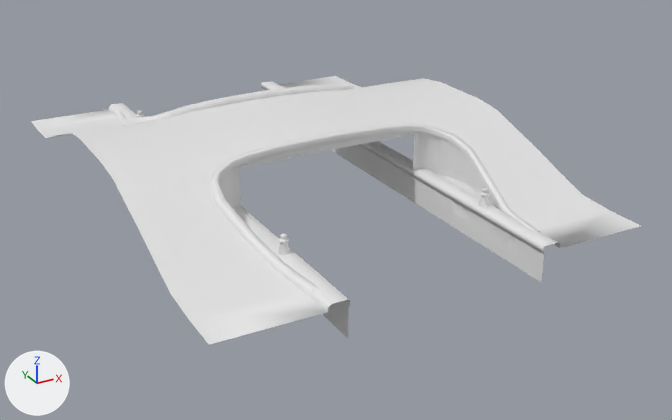
Before and after pictures for a commit that changed the FBX model Assets/3dAssets/Enviroment/bridge_module.fbx.
Both versions are drawn from a 50 mm camera at (-60.1, -58.2, 19.4) aimed at (-37.5, -17.2, -1.1). Arrows for +X, +Y and +Z are at lower left; the lights stay in place. Vertices at the same position are counted once.
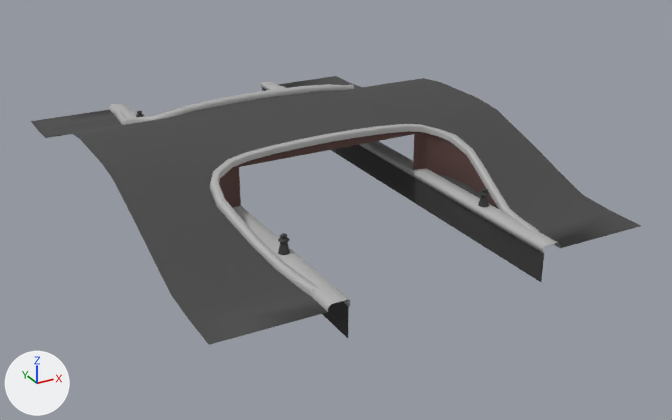
What differs and where, as boxes [x1, y1, x2, y2] in the pictures (672 x 420 px):
part 1 of me_plane_006, recoloured (white to grey)
    both: [31, 76, 641, 345]
part 2 of me_plane_006, recoloured (white to grey)
    both: [210, 124, 561, 312]
part 3 of me_plane_006, recoloured (white to grey)
    both: [109, 81, 382, 151]
part 4 of me_plane_006, recoloured
    both: [278, 233, 349, 338]
part 5 of me_plane_006, recoloured
    both: [371, 152, 544, 282]
part 6 of me_plane_006, recoloured
    both: [262, 86, 371, 175]
part 7 of me_plane_006, recoloured (grey to brown)
    both: [219, 131, 498, 208]

The edits, one by one:
Material 'Road' (mat_road) is new.
Its base color is (0.0607, 0.0607, 0.0607) (dark grey #464646).
Its roughness is 0.776.
Material 'Curb' (mat_curb) is new.
Its base color is (0.448, 0.448, 0.448) (grey #b3b3b3).
Material 'Wall' (mat_wall) is new.
Its base color is (0.115, 0.061, 0.0537) (brown #5f4642).
Its roughness is 1.0.
Material 'Material.003' (mat_material_003) is new.
Its base color is (0.119, 0.119, 0.119) (dark grey #616161).
Its metallic is 1.0.
Its roughness is 0.862.
me_plane_006 has 1755 vertices, 1480 faces and spans x -10.9..10.9, y -15.0..15.0, z -0.5..4.1.
me_plane_006 is used by ob_plane_251; location (-39.0, -15.0, 0.0).
me_plane_006 part 1: 76 of the faces centred in x -8.8..8.8, y -13.9..13.9, z 1.0..3.9 switch from mat_material_001 (white #e7e7e7) to mat_road (dark grey #464646).
me_plane_006 part 2: 244 of the faces centred in x -7.0..7.0, y -14.2..-2.5, z 1.0..4.1 switch from mat_material_001 (white #e7e7e7) to mat_curb (grey #b2b2b2).
me_plane_006 part 3: 244 of the faces centred in x -7.0..7.0, y 2.5..14.2, z 1.0..4.1 switch from mat_material_001 (white #e7e7e7) to mat_curb (grey #b2b2b2).
me_plane_006 part 4: 204 of the faces centred in x -5.6..-5.0, y -14.2..-2.5, z -0.1..2.3 switch from mat_material_001 (white #e7e7e7) to mat_material_003 (dark grey #616161).
me_plane_006 part 5: 204 of the faces centred in x 5.0..5.6, y -14.2..-2.5, z -0.1..2.3 switch from mat_material_001 (white #e7e7e7) to mat_material_003 (dark grey #616161).
me_plane_006 part 6: 204 of the faces centred in x 5.0..5.6, y 2.5..14.2, z -0.1..2.3 switch from mat_material_001 (white #e7e7e7) to mat_material_003 (dark grey #616161).
me_plane_006 part 7: 50 of the faces centred in x -6.7..6.7, y -12.8..-4.3, z 1.0..3.6 switch from mat_material_001 (white #e7e7e7) to mat_wall (brown #5f4642).
